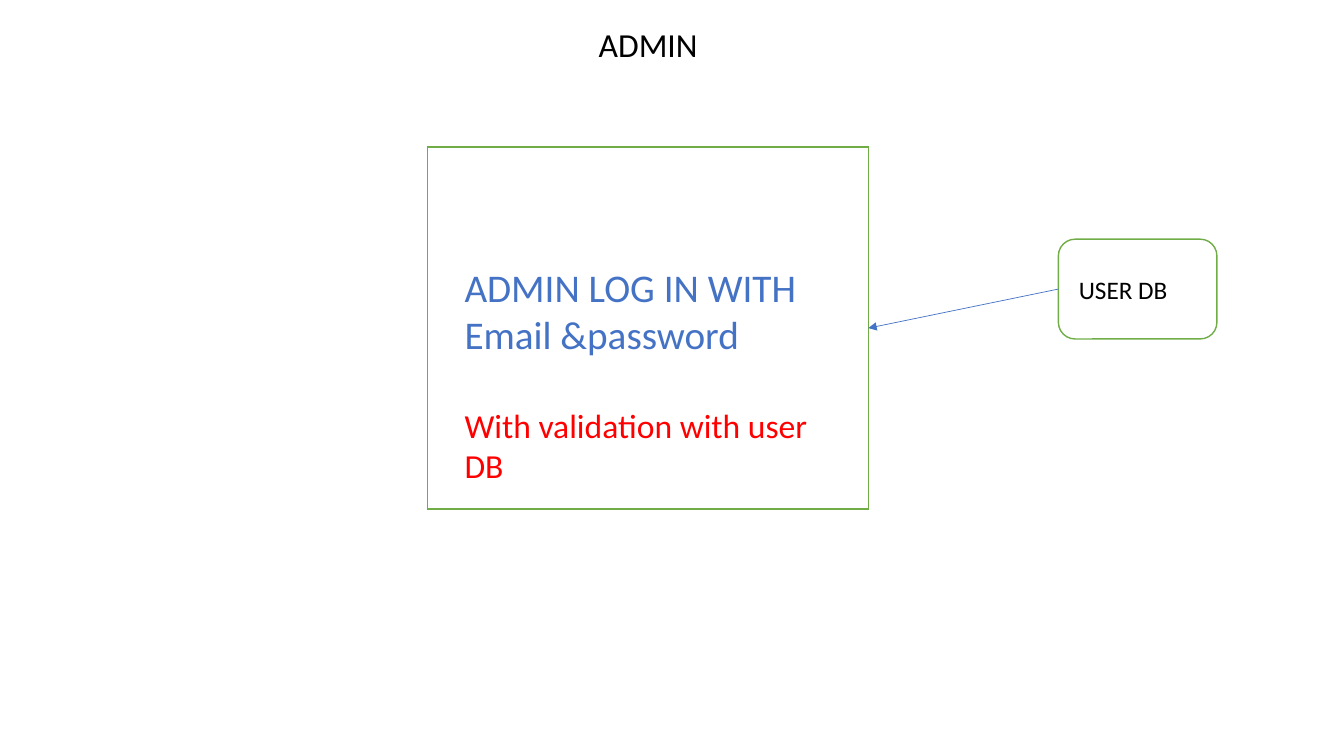
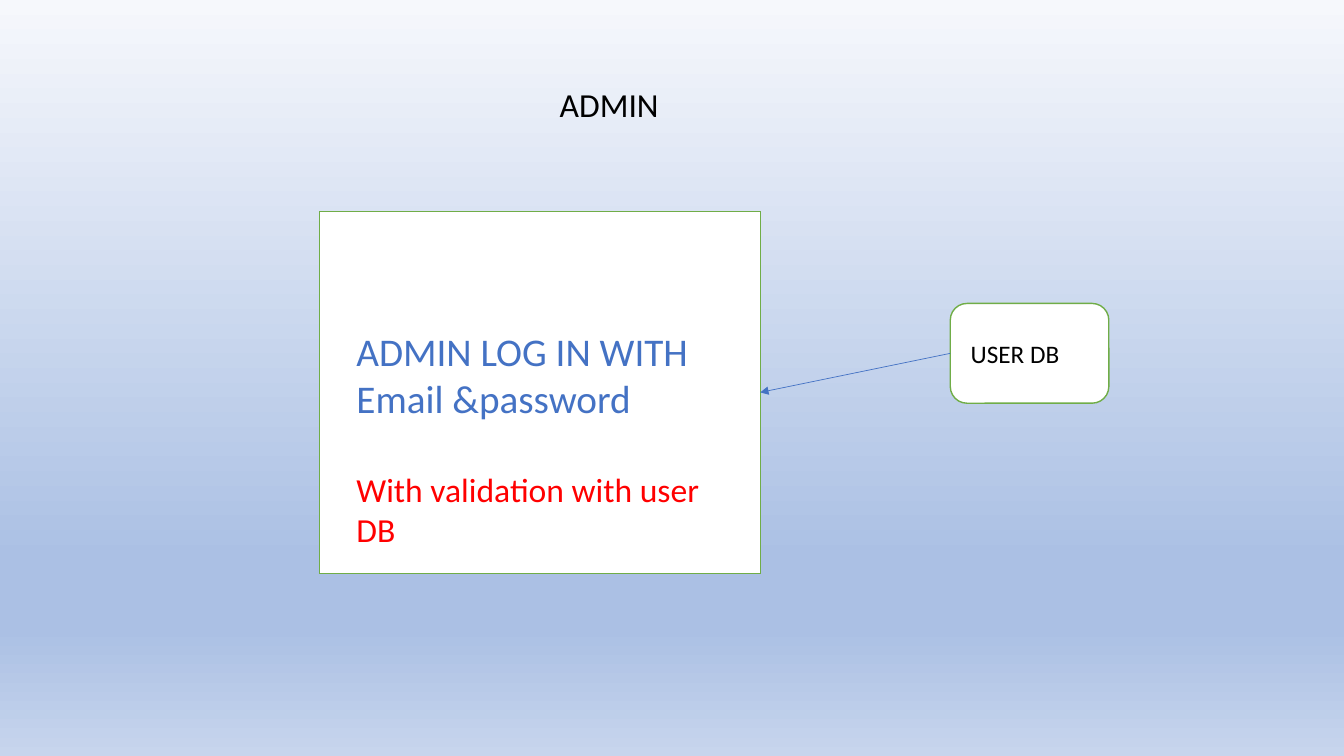
Before and after one commit to revati1628/Tailoring-store, a slide deck: slide 5 of Online Tailoring Store.pptx (slide 4 before the commit). Drawn at 1344x756 pixels with LibreOffice and Linux fonts; fonts in the diff are those of the drawing. Boxes give left, top, right and bottom in pixels: in the first picture for what was removed or moved away, otherwise in the second. Text is boxed around its words. In the diff, an @@ line names an element or a change of style, - is before the commit and + after.

```diff
--- a/Online Tailoring Store.pptx
+++ b/Online Tailoring Store.pptx
@@ background #FFFFFF to gradient #F6F8FC to #ABC0E4 to #C7D5ED @@
@@ text "ADMIN": place and size @@
-text "ADMIN" at (599, 35, 698, 57)
+text "ADMIN" at (560, 95, 659, 117)
@@ text "ADMIN" at (560, 95, 659, 117): alignment left to centre @@
@@ rectangle: place and size @@
-rectangle at (427, 147, 869, 509)
+rectangle at (320, 212, 761, 574)
@@ 1 text, 1 rounded rectangle, 1 arrow: place and size @@
-1 text, 1 rounded rectangle, 1 arrow at (465, 239, 1217, 478)
+1 text, 1 rounded rectangle, 1 arrow at (356, 303, 1109, 542)
```
Also in this commit, not shown: 26 other slides changed, 12 slides added, 2 slides removed.
